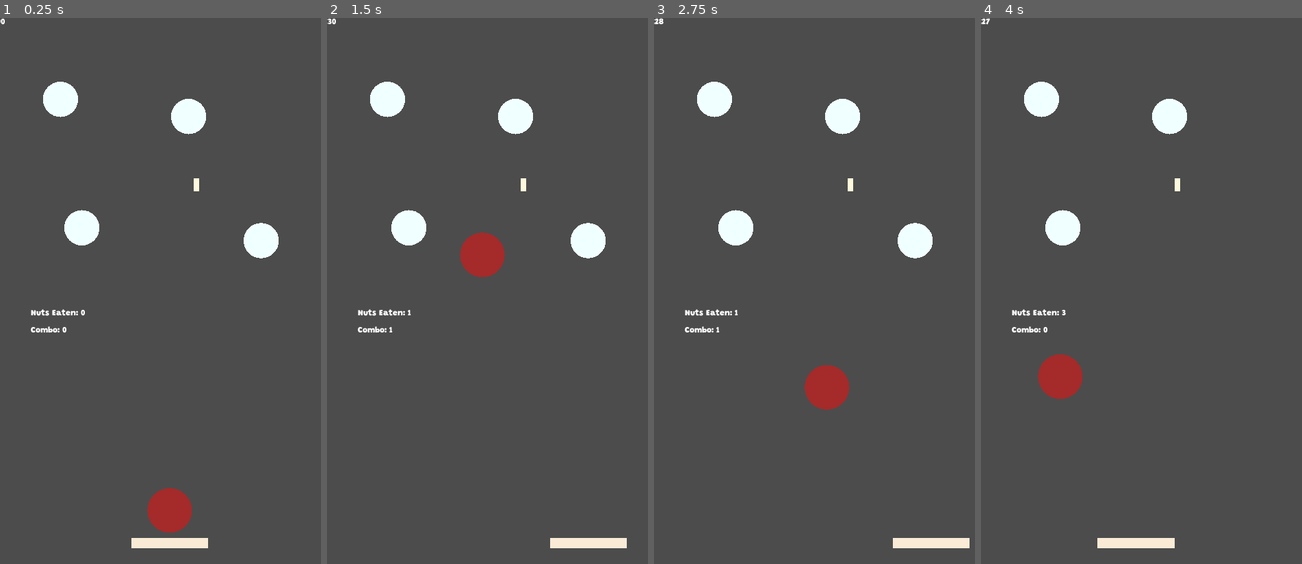
Above: before the commit, frames 1-4 (left to right).
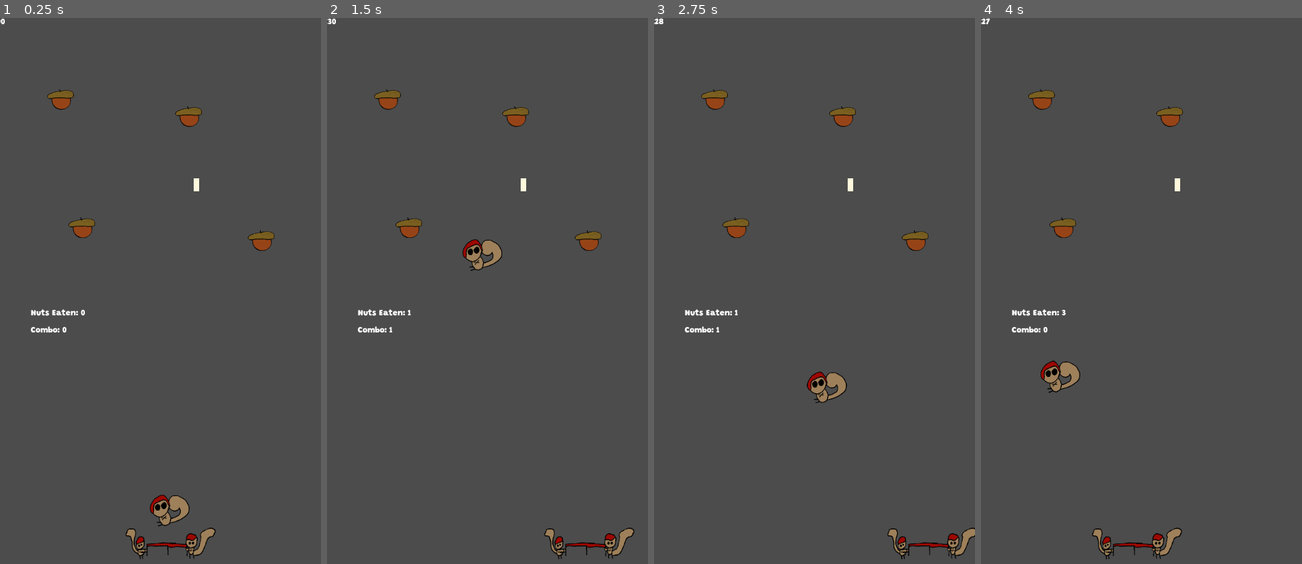
Above: after the commit, the same moments.

Repository: the-g-force/FamJam-September2020
Game: Godot game, scene res://src/TestLevel.tscn
The game is run twice, just before and just after one commit, with the same random seed, the same clock (stepped at 60 frames per second) and the same inputs.
Inputs (mouse positions are in pixels of both pictures, inside the frame that each line leads up to):
- Up to frame 1 (0.25 s): no input
- Up to frame 2 (1.5 s): tap Enter at 0.5 s; move the mouse to (558, 263) at 0.52 s; hold D (move_right) 0.53-1.28 s; click (558, 263) at 0.67 s; move the mouse to (423, 318) at 1.27 s; hold A (move_left) from 1.28 s (still down)
- Up to frame 3 (2.75 s): move the mouse to (846, 170) at 2.02 s; release A (move_left) at 2.03 s; hold D (move_right) from 2.03 s (still down)
- Up to frame 4 (4 s): move the mouse to (1125, 400) at 2.77 s; click (1125, 400) at 2.92 s; move the mouse to (1237, 372) at 3.52 s; release D (move_right) at 3.53 s; hold A (move_left) from 3.53 s (still down)

The runs differ from the first frame. In frame 1, 3.8% of the frame differs, in the area x 13-87%, y 11-100%; in frame 2, 3.8%, in the area x 13-96%, y 11-100%; in frame 3, 3.8%; in frame 4, 3.3%.

Commit message:
Add art

Diff:
--- a/project/src/Collectable.gd
+++ b/project/src/Collectable.gd
@@ -3,9 +3,6 @@
 
 signal hit
 
-func _draw():
-	draw_circle(Vector2.ZERO, $CollisionShape2D.shape.radius, Color.azure)
-
 
 func hit():
 	emit_signal("hit")
--- a/project/src/Collectable.tscn
+++ b/project/src/Collectable.tscn
@@ -1,6 +1,7 @@
-[gd_scene load_steps=3 format=2]
+[gd_scene load_steps=4 format=2]
 
 [ext_resource path="res://src/Collectable.gd" type="Script" id=1]
+[ext_resource path="res://assets/acorn.png" type="Texture" id=2]
 
 [sub_resource type="CircleShape2D" id=1]
 radius = 32.9848
@@ -10,3 +11,6 @@
 
 [node name="CollisionShape2D" type="CollisionShape2D" parent="."]
 shape = SubResource( 1 )
+
+[node name="Sprite" type="Sprite" parent="."]
+texture = ExtResource( 2 )
--- a/project/src/Squirrel.gd
+++ b/project/src/Squirrel.gd
@@ -36,10 +36,6 @@
 	update()
 
 
-func _draw():
-	draw_circle(Vector2.ZERO, $CollisionShape2D.shape.radius, Color.brown)
-
-
 # Can be called when the game is over and the squirrel should stop in-place.
 func stop():
 	_velocity = Vector2.ZERO
--- a/project/src/Squirrel.tscn
+++ b/project/src/Squirrel.tscn
@@ -1,10 +1,11 @@
-[gd_scene load_steps=7 format=2]
+[gd_scene load_steps=8 format=2]
 
 [ext_resource path="res://src/Squirrel.gd" type="Script" id=1]
 [ext_resource path="res://assets/sounds/bump_wall.wav" type="AudioStream" id=2]
 [ext_resource path="res://assets/sounds/nut.wav" type="AudioStream" id=3]
 [ext_resource path="res://assets/sounds/trampoline.wav" type="AudioStream" id=4]
 [ext_resource path="res://assets/sounds/bird_feeder.wav" type="AudioStream" id=5]
+[ext_resource path="res://assets/squirrel-ball.png" type="Texture" id=6]
 
 [sub_resource type="CircleShape2D" id=1]
 radius = 41.7538
@@ -26,3 +27,6 @@
 
 [node name="Birdfeeder" type="AudioStreamPlayer2D" parent="."]
 stream = ExtResource( 5 )
+
+[node name="Sprite" type="Sprite" parent="."]
+texture = ExtResource( 6 )
--- a/project/src/Trampoline.gd
+++ b/project/src/Trampoline.gd
@@ -36,8 +36,3 @@
 			_is_touch_down = false
 	elif _is_touch_down and event is InputEventMouseMotion:
 		_touch_position = event.position
-
-
-func _draw():
-	var extents = $CollisionShape2D.shape.extents
-	draw_rect(Rect2(-extents.x,-extents.y, extents.x*2, extents.y*2), Color.antiquewhite)
--- a/project/src/Trampoline.tscn
+++ b/project/src/Trampoline.tscn
@@ -1,6 +1,7 @@
-[gd_scene load_steps=3 format=2]
+[gd_scene load_steps=4 format=2]
 
 [ext_resource path="res://src/Trampoline.gd" type="Script" id=1]
+[ext_resource path="res://assets/trampoline.png" type="Texture" id=2]
 
 [sub_resource type="RectangleShape2D" id=1]
 extents = Vector2( 72, 10 )
@@ -10,3 +11,6 @@
 
 [node name="CollisionShape2D" type="CollisionShape2D" parent="."]
 shape = SubResource( 1 )
+
+[node name="Sprite" type="Sprite" parent="."]
+texture = ExtResource( 2 )
